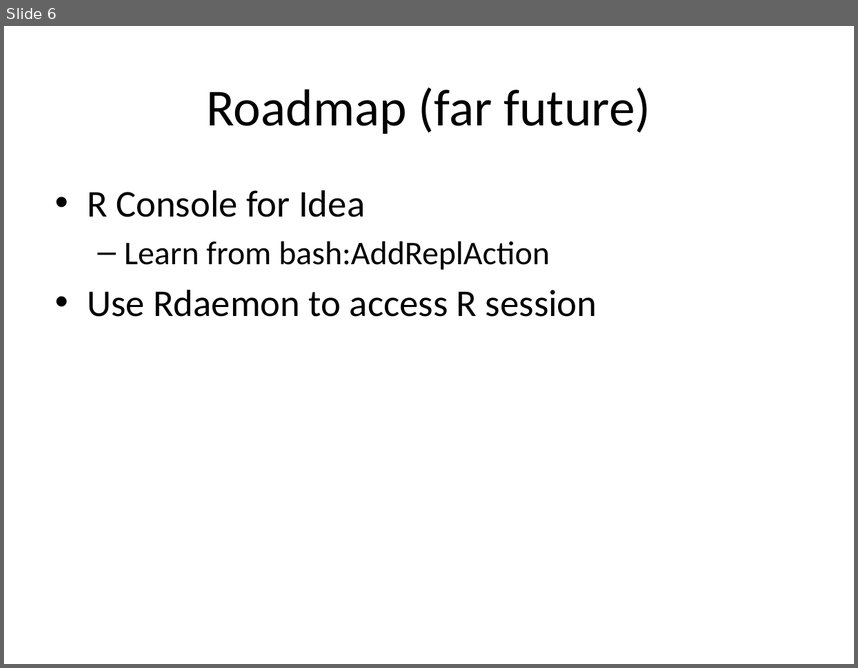
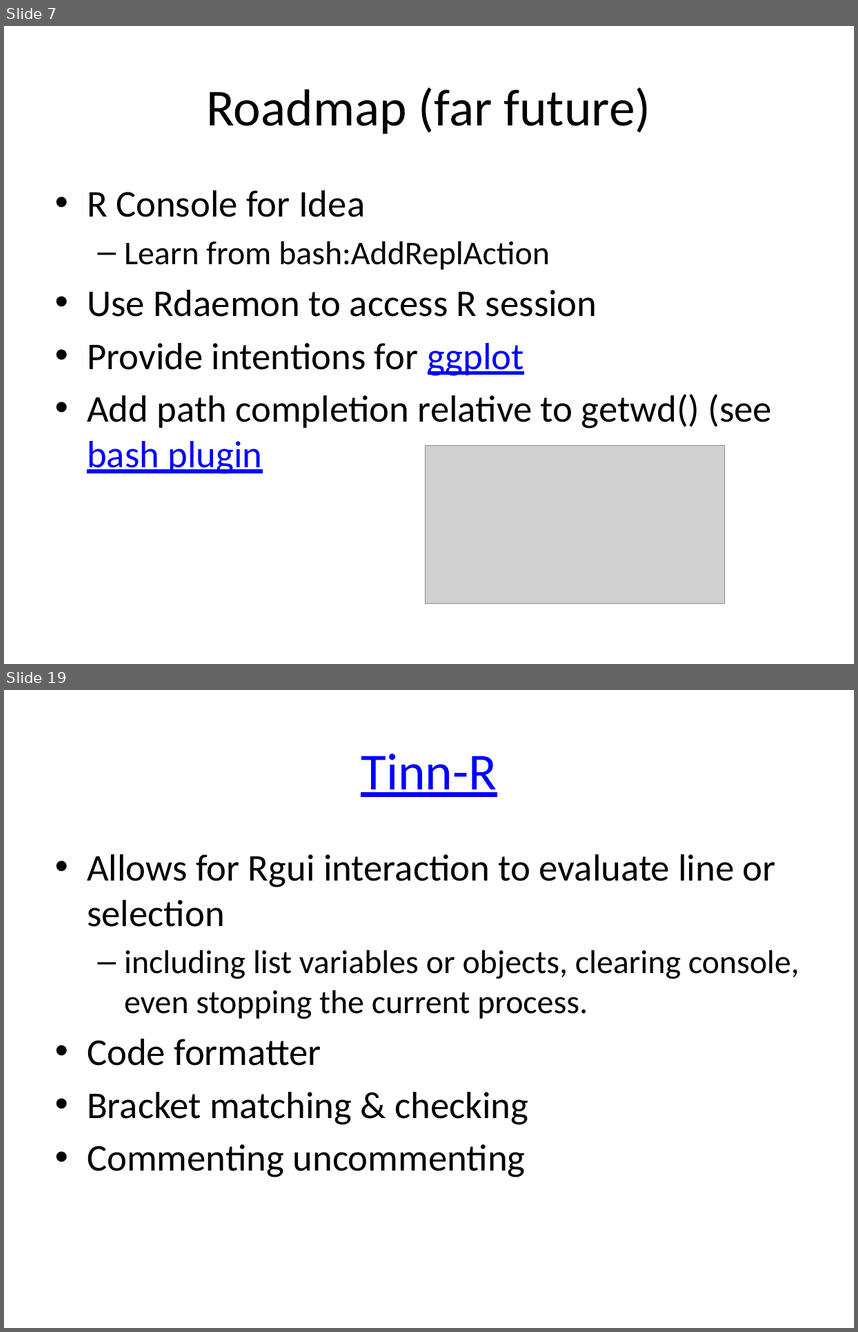
Before and after one commit to holgerbrandl/r4intellij, a slide deck: R4Intellij.pptx. Shown one above the other, each under a label of ours: slide 6 before the commit, slides 7 and 19 after it; the slides between them are not shown. The pictures are 858x668 and 858x1332 pixels, drawn with LibreOffice and Linux fonts; fonts in the diff are those of the drawing; grey boxes stand for pictures. Boxes give left, top, right and bottom in pixels: in the first picture for what was removed or moved away, otherwise in the second. Text is boxed around its words. In the diff, an @@ line names an element or a change of style, - is before the commit and + after.

```diff
--- a/R4Intellij.pptx
+++ b/R4Intellij.pptx
@@ slide 19 added at [4, 690, 854, 1328], background #FFFFFF @@
@@ title added at [361, 753, 497, 797], 44 pt, text #0000FF, underline @@
+Tinn-R
@@ text added at [87, 854, 800, 1177], 32 pt, text #000000 @@
+• Allows for Rgui interaction to evaluate line or selection
+  – including list variables or objects, clearing console, even stopping the current process.
+• Code formatter
+• Bracket matching & checking
+• Commenting uncommenting
@@ what was slide 6 is now slide 7 @@
@@ slide 7 changed as well @@
@@ text at [87, 343, 772, 474]: paragraphs added @@
+• Provide intentions for ggplot
+• Add path completion relative to getwd() (see bash plugin
@@ picture added at [425, 445, 725, 604] @@
```
Also in this commit, not shown: 1 other slide changed, 12 other slides added, 4 other files.
